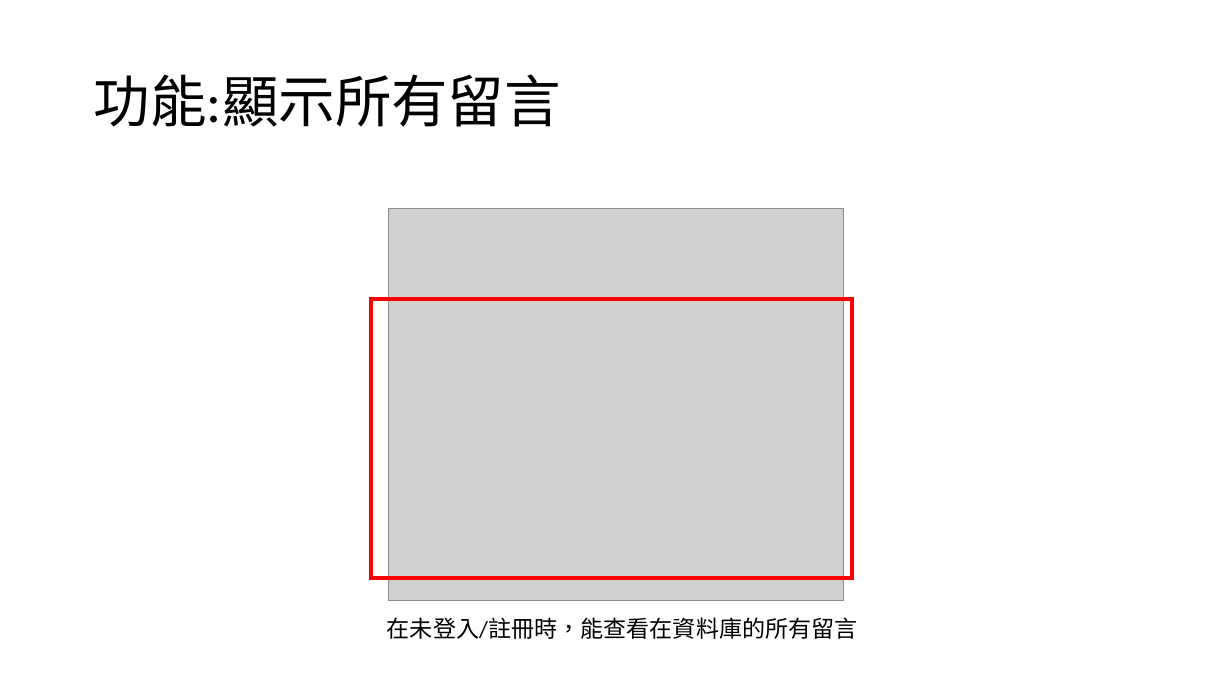
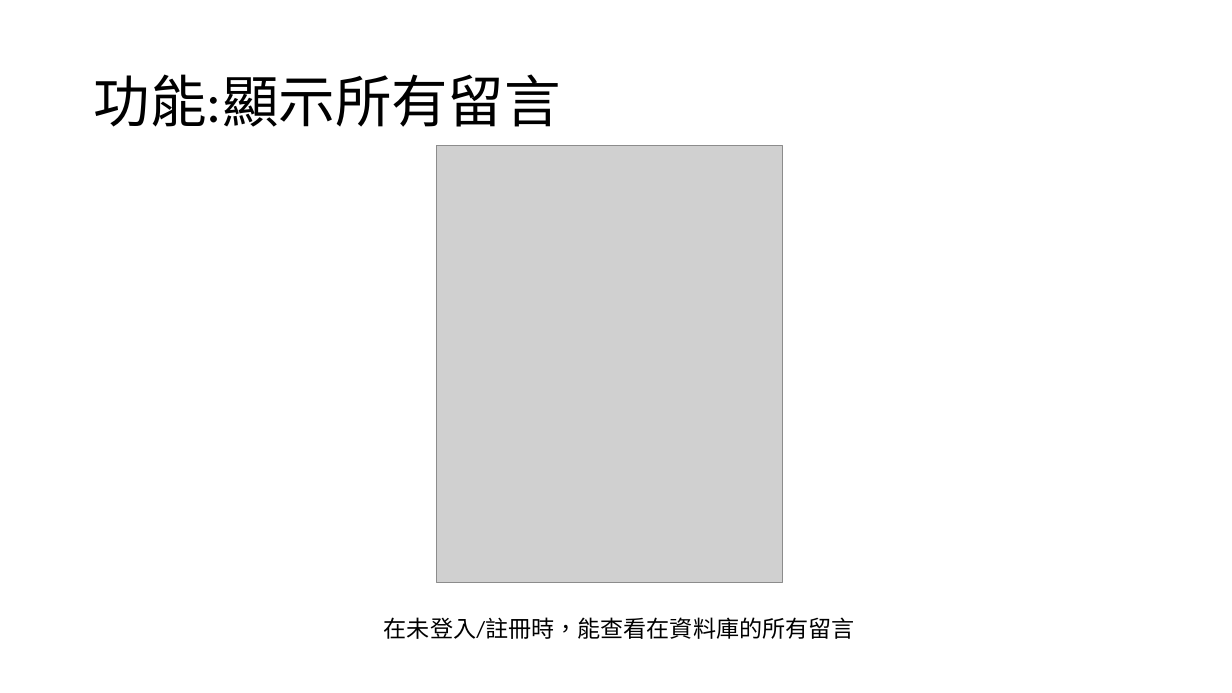
Before and after one commit to huxanya01/bulletin_laravel_vue, a slide deck: slide 5 of 作品留言板.pptx (slide 4 before the commit). Drawn at 1232x693 pixels with LibreOffice and Linux fonts; fonts in the diff are those of the drawing; grey boxes stand for pictures. Boxes give left, top, right and bottom in pixels: in the first picture for what was removed or moved away, otherwise in the second. Text is boxed around its words. In the diff, an @@ line names an element or a change of style, - is before the commit and + after.

```diff
--- a/作品留言板.pptx
+++ b/作品留言板.pptx
@@ picture: place and size @@
-picture at [388,209,844,601]
+picture at [436,145,782,581]
@@ rectangle removed at [372,299,853,579] @@
```
Also in this commit, not shown: 7 other slides changed, 1 slide added, 1 other file.
